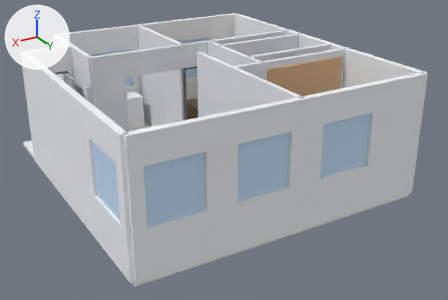
The OBJ model Departamento_01-01.obj as it was, and as the next commit left it.
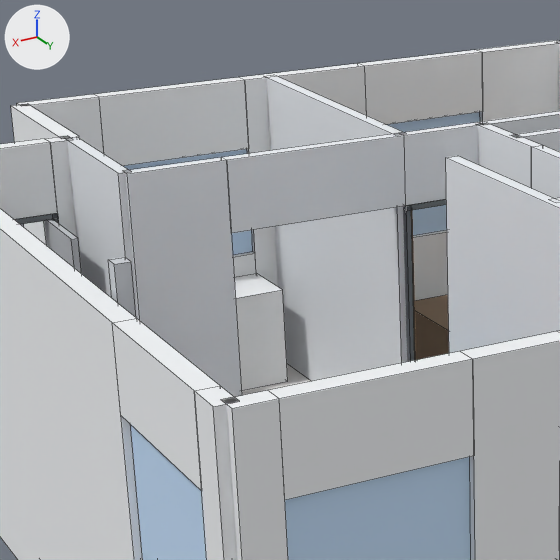
Old and new are each drawn whole from a 50 mm camera at (9.42, 8.07, 6.01) aimed at (2.84, -2.9, 0.52) and again close up on the part from 11% to 52% of the width and 0% to 62% of the height. The lights are fixed; the arrows at upper left show +X, +Y and +Z. The last two pictures show the newer version. The close-ups show mesh edges as thin lines. Where no turn or scale is listed for an object, it has been applied to the vertices. Vertices at exactly the same position are counted once.

In view in the first close-up: '01B_Ventanas_Aluminio', '01_Muros_Exteriores', '02B_Marcos_Puertas_Chapa', '02D_Puerta_Principal_Gris', '02_Tabiques_Interiores', '03_Calefactores_Tiro_Balanceado', '04B_Sanitarios_Y_Termo', '05C_Muebles_Madera_Nogal' and 2 more.
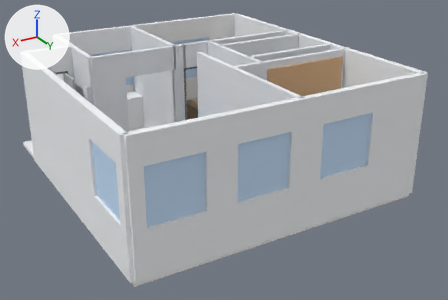
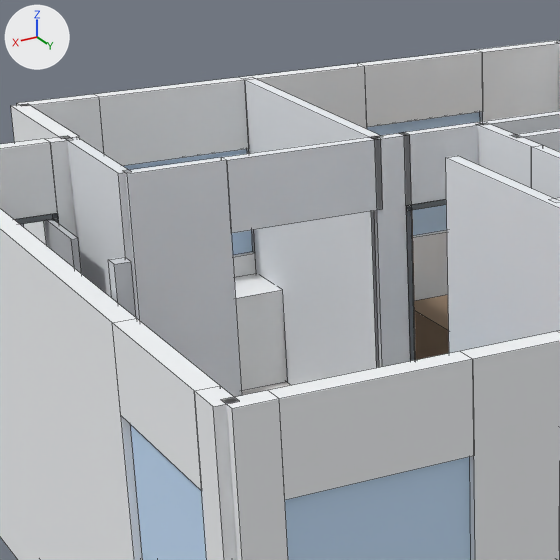
Commit message: Ajuste de tabique divisorio Cocina-Cuarto a X=3.20m para tocar justo el lavarropas en X=3.25m

What differs and where, as boxes [x1, y1, x2, y2] in the close-ups (560 x 560 px; the box of a moved part takes in the faces that stretch with it):
'02_Tabiques_Interiores', reshaped: before [67, 75, 560, 397]; after [67, 78, 560, 397]
part 1 of me_02_tabiques_interiores, added: after [371, 133, 415, 368]
part 2 of me_02_tabiques_interiores, moved or reshaped: before [266, 75, 407, 381]; after [243, 78, 383, 385]
part 3 of me_02_tabiques_interiores, moved or reshaped: before [222, 133, 406, 233]; after [222, 136, 383, 233]

The change in detail:
me_02_tabiques_interiores is used by ob_02_tabiques_interiores; location (0.0, 0.0, 0.0).
me_02_tabiques_interiores had 98 vertices, 83 faces and spanned x 0.0..5.25, y -7.0..0.0, z 0.0..2.6.
me_02_tabiques_interiores now has 110 vertices, 90 faces and spans x 0.0..5.25, y -7.0..0.0, z 0.0..2.6.
me_02_tabiques_interiores part 1: a new loose piece, a box spanning x 2.95..3.25, y -4.55..-4.45, z 0.0..2.6, in mat_wall_interior (white #eff2f7).
me_02_tabiques_interiores part 2: the loose piece of 8 vertices spanning x 2.95..3.05, y -7.0..-4.5, z 0.0..2.6 is moved by (0.2, 0.0, 0.0).
Part 3, on me_02_tabiques_interiores:
4 faces are deleted.
4 vertices are added at (3.2, -4.45, 2.05), (3.2, -4.45, 2.6), (3.2, -4.55, 2.05), (3.2, -4.55, 2.6).
5 new faces join them.
